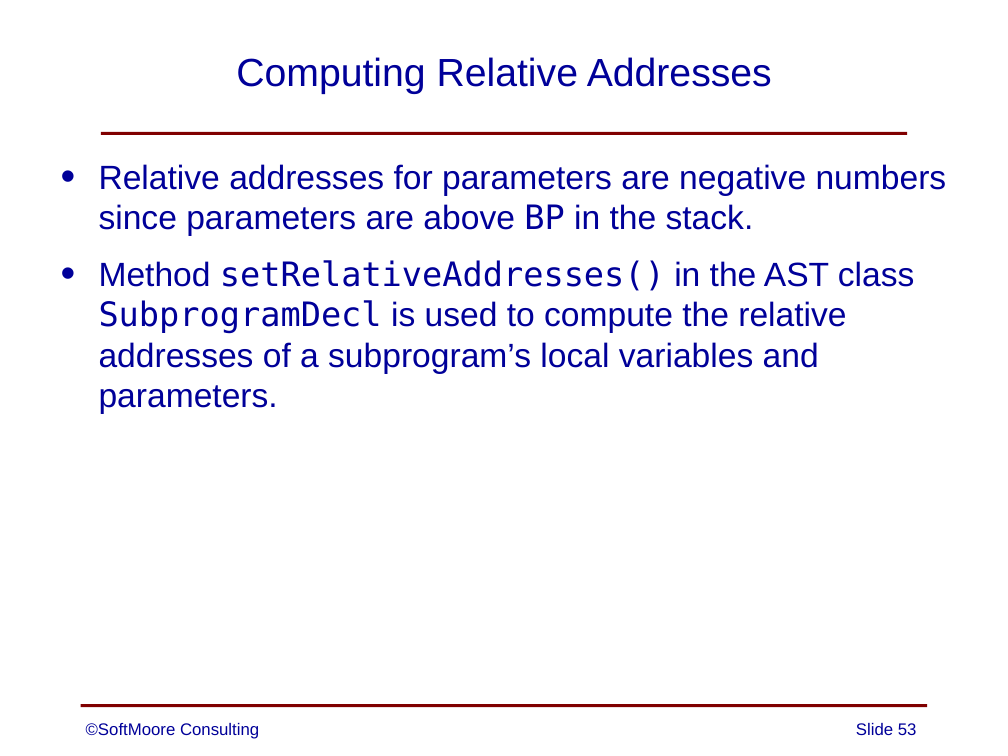
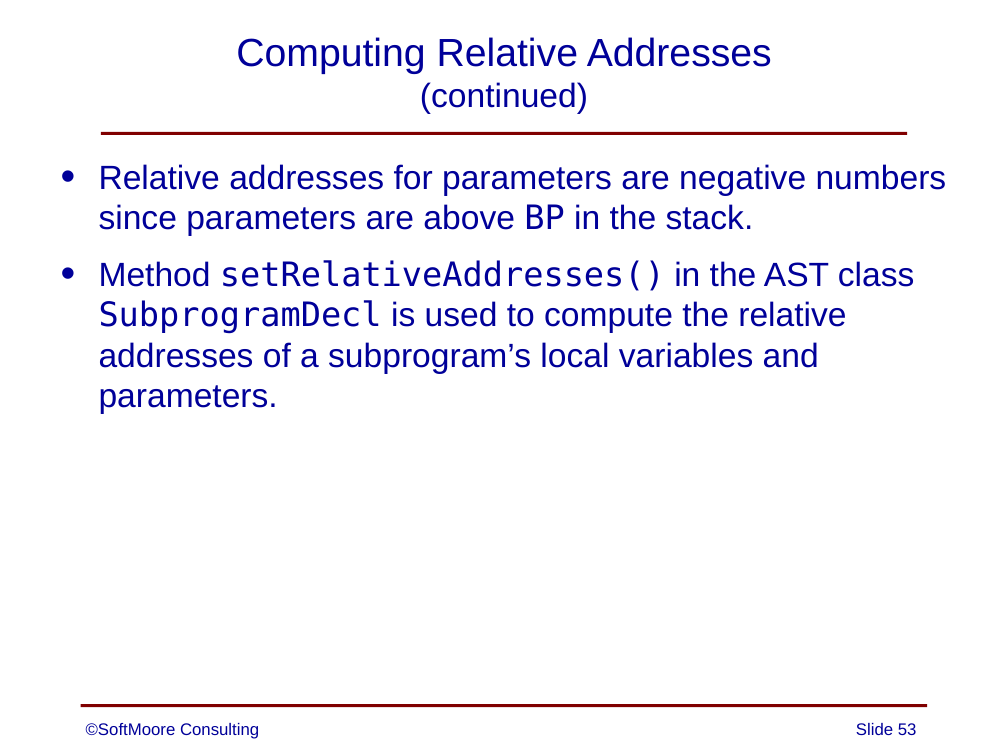
Before and after one commit to SoftMoore/CPRL-Kt-2nd, a slide deck: slide 53 of PowerPoints/13 - Subprograms.pptx. Drawn at 1008x756 pixels with LibreOffice and Linux fonts; fonts in the diff are those of the drawing. Boxes give left, top, right and bottom in pixels: in the first picture for what was removed or moved away, otherwise in the second. Text is boxed around its words. In the diff, an @@ line names an element or a change of style, - is before the commit and + after.

Commit message:
added new slide on the relative address of a function

```diff
--- a/PowerPoints/13 - Subprograms.pptx
+++ b/PowerPoints/13 - Subprograms.pptx
@@ title at box(236, 37, 772, 114): text changed @@
-Computing Relative Addresses
+Computing Relative Addresses
+(continued)
```
Also in this commit, not shown: 8 other slides changed, 1 slide added.
